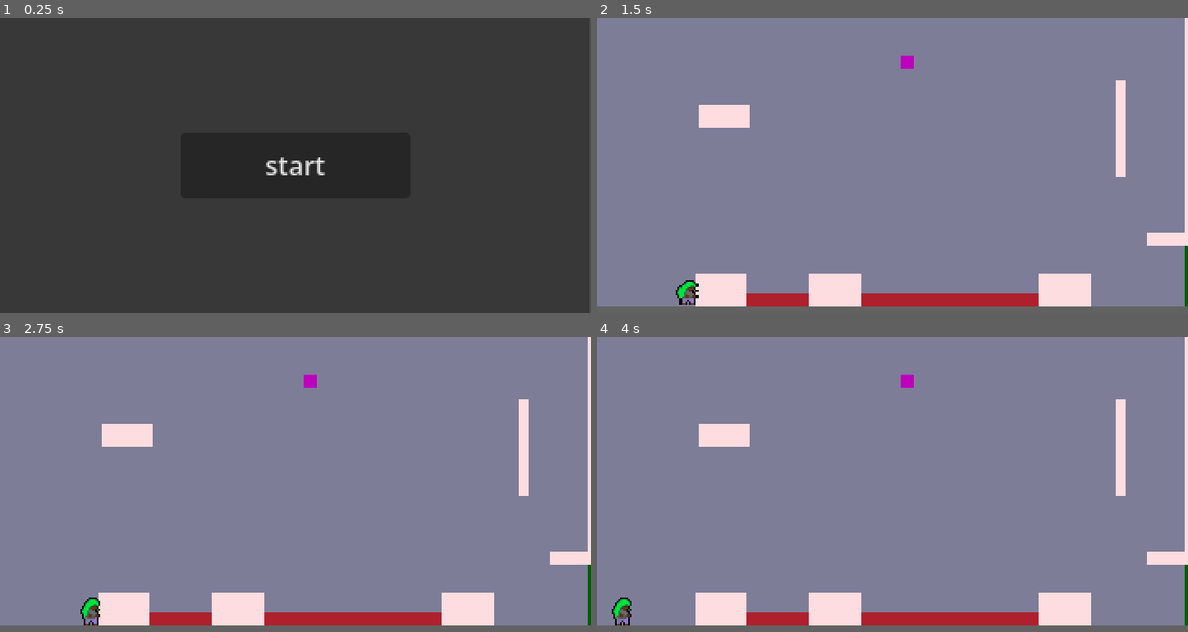
Above: before the commit, frames 1-4 (two rows, left to right).
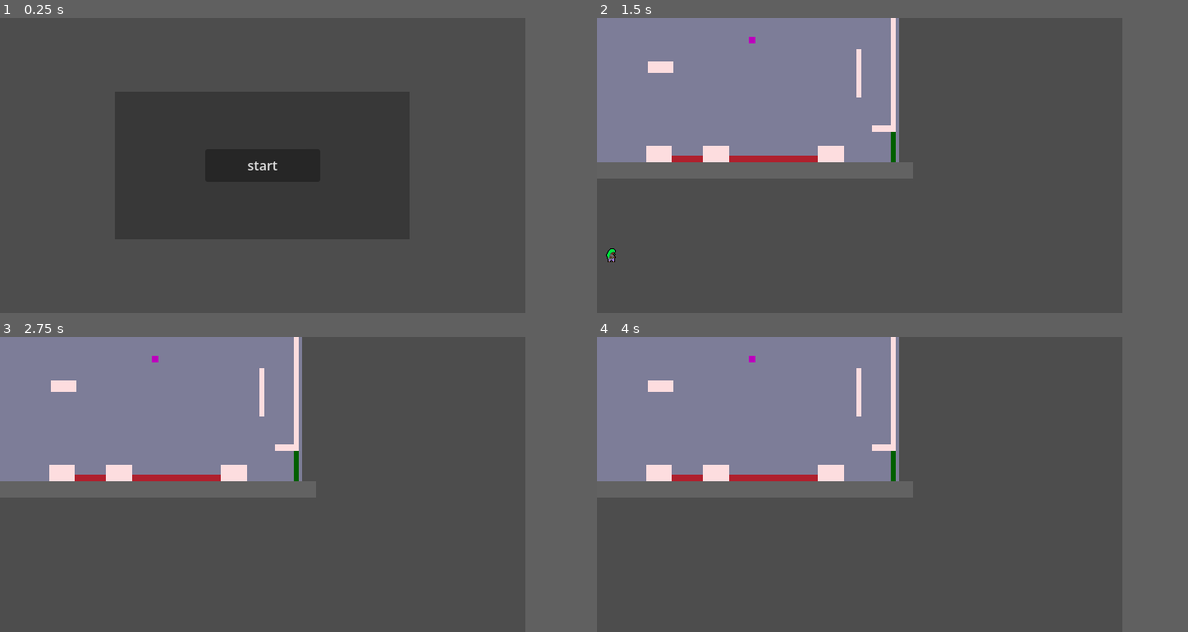
Above: after the commit, the same moments.

Repository: ezemllerwu-ship-it/taggFRFR
Game: Godot game, scene res://scene/room_manager.tscn
The game is run twice, just before and just after one commit, with the same random seed, the same clock (stepped at 60 frames per second) and the same inputs.
Inputs:
- Up to frame 1 (0.25 s): no input
- Up to frame 2 (1.5 s): click "start" at 0.5 s; tap Enter at 1.25 s; hold Right (ui_right) from 1.28 s (still down); tap K (dash) at 1.35 s
- Up to frame 3 (2.75 s): keep holding Right (ui_right); tap Space (jump) at 1.52, 2.27 s; tap K (dash) at 2.1 s
- Up to frame 4 (4 s): release Right (ui_right) at 2.78 s; hold Left (ui_left) 2.78-3.53 s; tap K (dash) at 2.85, 3.6 s; tap Space (jump) at 3.5, 3.77 s; hold Right (ui_right) from 3.53 s (still down)
The window is 720x360 before the commit and 640x360 after it. Grey fills any space a smaller window leaves; there, only what the larger window draws over its background counts as a difference.

The runs differ from the first frame. In frame 1, 0.4% of the frame differs, in the area x 41-70%, y 39-61%; in frame 2, 66%, in the area x 0-100%, y 0-100%; in frame 3, 66%; in frame 4, 66%.
Error after the commit: Parse Error: Mixed use of tabs and spaces for indentation. (res://script/room_script.gd:7)

Commit message:
dame that is a lot of changie
workeked on the play area.

i got sum asets fore the bildings

Diff:
--- a/tag#/project.godot
+++ b/tag#/project.godot
@@ -21,8 +21,8 @@
 
 [display]
 
-window/size/viewport_width=360
-window/size/viewport_height=180
+window/size/viewport_width=640
+window/size/viewport_height=360
 window/size/mode=2
 window/size/sharp_corners=true
 window/stretch/mode="viewport"
--- /dev/null
+++ b/tag#/scene/room.tscn
@@ -0,0 +1,22 @@
+[gd_scene format=3 uid="uid://qln3lfomi6xa"]
+
+[ext_resource type="Texture2D" uid="uid://cmt2oqvcxj0x2" path="res://ass/spight shets/back/city 1/10.png" id="2_bdfyo"]
+
+[node name="room_bace" type="Node2D" unique_id=1525129291]
+
+[node name="spawn" type="Marker2D" parent="." unique_id=985154187]
+
+[node name="leave" type="Area2D" parent="." unique_id=560479336]
+
+[node name="kill_box" type="Area2D" parent="." unique_id=1565154551]
+
+[node name="dash_refill" type="Area2D" parent="." unique_id=2144743727]
+
+[node name="world_border" type="StaticBody2D" parent="." unique_id=42452921]
+
+[node name="obsticals" type="StaticBody2D" parent="." unique_id=247840107]
+
+[node name="CanvasGroup" type="CanvasGroup" parent="." unique_id=1731587009]
+
+[node name="10" type="Sprite2D" parent="." unique_id=1506857995]
+texture = ExtResource("2_bdfyo")
--- a/tag#/scene/room_1.tscn
+++ b/tag#/scene/room_1.tscn
@@ -14,9 +14,6 @@
 [sub_resource type="RectangleShape2D" id="RectangleShape2D_pp6iq"]
 size = Vector2(8, 8)
 
-[sub_resource type="RectangleShape2D" id="RectangleShape2D_7wrqj"]
-size = Vector2(732, 20)
-
 [sub_resource type="RectangleShape2D" id="RectangleShape2D_3qhtx"]
 size = Vector2(31, 20)
 
@@ -47,7 +44,6 @@
 offset_right = 368.0
 offset_bottom = 176.0
 color = Color(0.4902547, 0.48900425, 0.5947523, 1)
-metadata/_edit_lock_ = true
 
 [node name="flore" type="ColorRect" parent="look" unique_id=1669752762]
 offset_left = -15.0
@@ -55,6 +51,7 @@
 offset_right = 385.0
 offset_bottom = 196.0
 color = Color(0.3854925, 0.38549247, 0.38549247, 1)
+metadata/_edit_use_anchors_ = true
 
 [node name="wight" type="Node2D" parent="look" unique_id=126607759]
 
@@ -64,6 +61,7 @@
 offset_right = 91.0
 offset_bottom = 176.0
 color = Color(0.992559, 0.8680253, 0.8746252, 1)
+metadata/_edit_use_anchors_ = true
 
 [node name="ColorRect3" type="ColorRect" parent="look/wight" unique_id=1475869490]
 offset_left = 129.0
@@ -71,6 +69,7 @@
 offset_right = 161.0
 offset_bottom = 176.0
 color = Color(0.992559, 0.8680253, 0.8746252, 1)
+metadata/_edit_use_anchors_ = true
 
 [node name="ColorRect4" type="ColorRect" parent="look/wight" unique_id=1004035660]
 offset_left = 269.0
@@ -78,6 +77,7 @@
 offset_right = 301.0
 offset_bottom = 176.0
 color = Color(0.992559, 0.8680253, 0.8746252, 1)
+metadata/_edit_use_anchors_ = true
 
 [node name="ColorRect" type="ColorRect" parent="look/wight" unique_id=558981643]
 offset_left = 335.0
@@ -85,12 +85,14 @@
 offset_right = 364.0
 offset_bottom = 139.0
 color = Color(0.992559, 0.8680253, 0.8746252, 1)
+metadata/_edit_use_anchors_ = true
 
 [node name="ColorRect5" type="ColorRect" parent="look/wight" unique_id=1189934398]
 offset_left = 358.0
 offset_right = 364.0
 offset_bottom = 131.0
 color = Color(0.992559, 0.8680253, 0.8746252, 1)
+metadata/_edit_use_anchors_ = true
 
 [node name="ColorRect6" type="ColorRect" parent="look/wight" unique_id=623558966]
 offset_left = 316.0
@@ -98,6 +100,7 @@
 offset_right = 322.0
 offset_bottom = 97.0
 color = Color(0.992559, 0.8680253, 0.8746252, 1)
+metadata/_edit_use_anchors_ = true
 
 [node name="ColorRect7" type="ColorRect" parent="look/wight" unique_id=443987047]
 offset_left = 62.0
@@ -105,6 +108,7 @@
 offset_right = 93.0
 offset_bottom = 67.0
 color = Color(0.992559, 0.8680253, 0.8746252, 1)
+metadata/_edit_use_anchors_ = true
 
 [node name="red" type="Node2D" parent="look" unique_id=400714145]
 
@@ -132,6 +136,7 @@
 offset_right = 364.0
 offset_bottom = 176.0
 color = Color(0, 0.37254903, 0, 1)
+metadata/_edit_use_anchors_ = true
 
 [node name="spawn" type="Marker2D" parent="." unique_id=207672386]
 position = Vector2(28, 137)
@@ -141,19 +146,16 @@
 [node name="CollisionShape2D" type="CollisionShape2D" parent="leave" unique_id=2036977693]
 position = Vector2(361, 157.5)
 shape = SubResource("RectangleShape2D_p56th")
-metadata/_edit_lock_ = true
 
 [node name="kill_box" type="Area2D" parent="." unique_id=584912092]
 
 [node name="CollisionShape2D" type="CollisionShape2D" parent="kill_box" unique_id=1302244074]
 position = Vector2(110, 172)
 shape = SubResource("RectangleShape2D_q4qhe")
-metadata/_edit_lock_ = true
 
 [node name="CollisionShape2D2" type="CollisionShape2D" parent="kill_box" unique_id=1099983244]
 position = Vector2(215, 172)
 shape = SubResource("RectangleShape2D_rmt0s")
-metadata/_edit_lock_ = true
 
 [node name="dash_refill" type="Area2D" parent="." unique_id=397661283]
 
@@ -163,6 +165,7 @@
 offset_right = 193.0
 offset_bottom = 31.0
 color = Color(0.7383675, 0.0004168123, 0.7383623, 1)
+metadata/_edit_use_anchors_ = true
 
 [node name="CollisionShape2D" type="CollisionShape2D" parent="dash_refill" unique_id=649784894]
 position = Vector2(189, 27)
@@ -170,47 +173,35 @@
 
 [node name="world_border" type="StaticBody2D" parent="." unique_id=343116829]
 
-[node name="CollisionShape2D" type="CollisionShape2D" parent="world_border" unique_id=1180203139]
-position = Vector2(19, 186)
-shape = SubResource("RectangleShape2D_7wrqj")
-
 [node name="obsticals" type="StaticBody2D" parent="." unique_id=2118945084]
-metadata/_edit_lock_ = true
 
 [node name="CollisionShape2D" type="CollisionShape2D" parent="obsticals" unique_id=462105744]
 position = Vector2(75.5, 166)
 shape = SubResource("RectangleShape2D_3qhtx")
-metadata/_edit_lock_ = true
 
 [node name="CollisionShape2D2" type="CollisionShape2D" parent="obsticals" unique_id=737489272]
 position = Vector2(145, 166)
 shape = SubResource("RectangleShape2D_ivjal")
-metadata/_edit_lock_ = true
 
 [node name="CollisionShape2D3" type="CollisionShape2D" parent="obsticals" unique_id=1655449331]
 position = Vector2(285, 166)
 shape = SubResource("RectangleShape2D_aw7xa")
-metadata/_edit_lock_ = true
 
 [node name="CollisionShape2D4" type="CollisionShape2D" parent="obsticals" unique_id=961257848]
 position = Vector2(349.5, 135)
 shape = SubResource("RectangleShape2D_j685d")
-metadata/_edit_lock_ = true
 
 [node name="CollisionShape2D5" type="CollisionShape2D" parent="obsticals" unique_id=655988160]
 position = Vector2(361, 65.5)
 shape = SubResource("RectangleShape2D_ydl2e")
-metadata/_edit_lock_ = true
 
 [node name="CollisionShape2D6" type="CollisionShape2D" parent="obsticals" unique_id=2032432918]
 position = Vector2(319, 67.5)
 shape = SubResource("RectangleShape2D_3doac")
-metadata/_edit_lock_ = true
 
 [node name="CollisionShape2D7" type="CollisionShape2D" parent="obsticals" unique_id=1446669089]
 position = Vector2(77.5, 60)
 shape = SubResource("RectangleShape2D_57ylw")
-metadata/_edit_lock_ = true
 
 [connection signal="body_entered" from="leave" to="." method="_on_leave_body_entered"]
 [connection signal="body_entered" from="kill_box" to="." method="_on_kill_box_body_entered"]
--- a/tag#/scene/room_bace.tscn
+++ b/tag#/scene/room_bace.tscn
@@ -1,9 +1,19 @@
 [gd_scene format=3 uid="uid://bdh7pd4jhofa4"]
 
 [ext_resource type="Script" uid="uid://b11p4qhegbg5i" path="res://script/room_script.gd" id="1_e8eha"]
+[ext_resource type="Texture2D" uid="uid://cmt2oqvcxj0x2" path="res://ass/spight shets/back/city 1/10.png" id="2_hgdeo"]
+
+[sub_resource type="RectangleShape2D" id="RectangleShape2D_e0nhd"]
+size = Vector2(640, 360)
+
+[sub_resource type="RectangleShape2D" id="RectangleShape2D_qphyu"]
+size = Vector2(640, 360)
 
 [node name="room_bace" type="Node2D" unique_id=1525129291]
 script = ExtResource("1_e8eha")
+
+[node name="10" type="Sprite2D" parent="." unique_id=541071231]
+texture = ExtResource("2_hgdeo")
 
 [node name="spawn" type="Marker2D" parent="." unique_id=985154187]
 
@@ -16,3 +26,17 @@
 [node name="world_border" type="StaticBody2D" parent="." unique_id=42452921]
 
 [node name="obsticals" type="StaticBody2D" parent="." unique_id=247840107]
+
+[node name="Area2D" type="Area2D" parent="." unique_id=358591913]
+
+[node name="CollisionShape2D" type="CollisionShape2D" parent="Area2D" unique_id=550516931]
+position = Vector2(-827, 335)
+shape = SubResource("RectangleShape2D_e0nhd")
+
+[node name="Area2D2" type="Area2D" parent="." unique_id=86038964]
+
+[node name="CollisionShape2D" type="CollisionShape2D" parent="Area2D2" unique_id=1790304693]
+position = Vector2(-181, 132)
+shape = SubResource("RectangleShape2D_qphyu")
+
+[node name="Camera2D" type="Camera2D" parent="." unique_id=722182825]
--- a/tag#/script/room_script.gd
+++ b/tag#/script/room_script.gd
@@ -5,7 +5,7 @@
 var refill_timer: Timer
 
 func _ready() -> void:
-	room_manager.set_spawn($spawn.global_position)
+   	room_manager.set_spawn($spawn.global_position)
 
 	# Setup the timer
 	refill_timer = Timer.new()
Binary file added: tag#/ass/1 Tiles/IndustrialTile_01.png
Not shown, added: tag#/ass/1 Tiles/IndustrialTile_01.png.import
Binary file added: tag#/ass/1 Tiles/IndustrialTile_02.png
Not shown, added: tag#/ass/1 Tiles/IndustrialTile_02.png.import
Binary file added: tag#/ass/1 Tiles/IndustrialTile_03.png
Not shown, added: tag#/ass/1 Tiles/IndustrialTile_03.png.import
Binary file added: tag#/ass/1 Tiles/IndustrialTile_04.png
Not shown, added: tag#/ass/1 Tiles/IndustrialTile_04.png.import
Binary file added: tag#/ass/1 Tiles/IndustrialTile_05.png
Not shown, added: tag#/ass/1 Tiles/IndustrialTile_05.png.import
Binary file added: tag#/ass/1 Tiles/IndustrialTile_06.png
Not shown, added: tag#/ass/1 Tiles/IndustrialTile_06.png.import
(and 428 more such lines)
